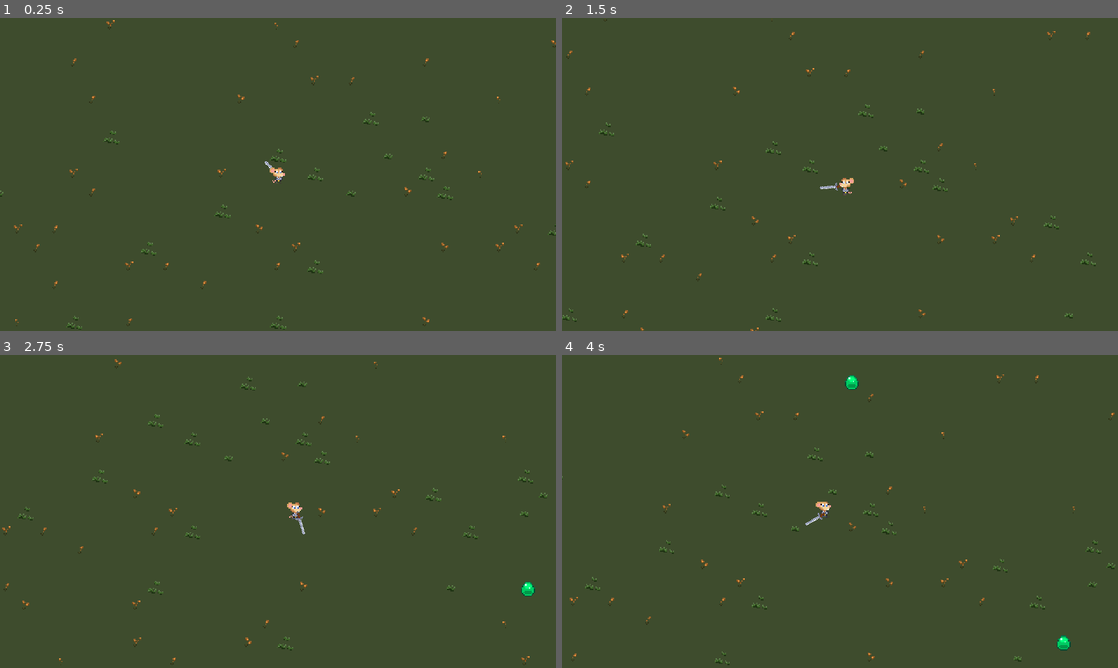
Above: before the commit, frames 1-4 (two rows, left to right).
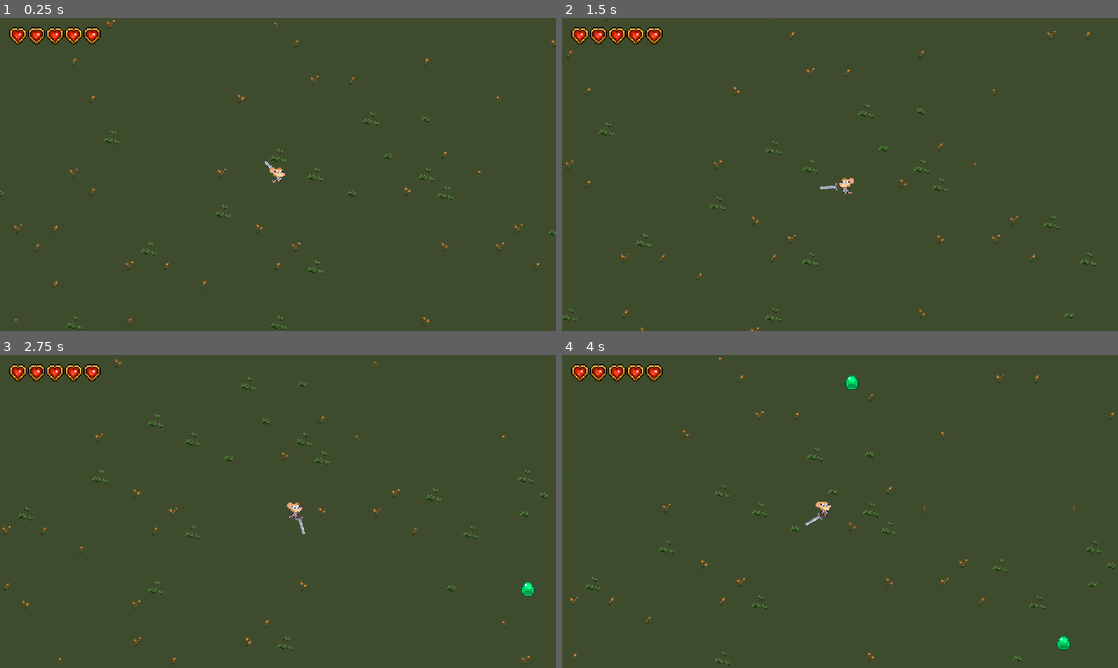
Above: after the commit, the same moments.

Repository: Greg-Rus/NFC
Game: Godot game, scene res://Scenes/GameLogic/main.tscn
Same seed, same stepped clock (60 frames per second), same inputs: the game is played once before the commit and once after it.
Inputs (mouse positions are in pixels of both pictures, inside the frame that each line leads up to):
- Up to frame 1 (0.25 s): no input
- Up to frame 2 (1.5 s): move the mouse to (962, 158) at 0.52 s; hold D (right) 0.53-1.28 s; click (962, 158) at 0.6 s; move the mouse to (728, 190) at 1.27 s; hold S (down) from 1.28 s (still down); click (728, 190) at 1.35 s
- Up to frame 3 (2.75 s): move the mouse to (333, 442) at 2.02 s; release S (down) at 2.03 s; hold D (right) from 2.03 s (still down); click (333, 442) at 2.1 s
- Up to frame 4 (4 s): move the mouse to (812, 574) at 2.77 s; release D (right) at 2.78 s; hold W (up) 2.78-3.53 s; click (812, 574) at 2.85 s; move the mouse to (1006, 558) at 3.52 s; hold A (left) from 3.53 s (still down); click (1006, 558) at 3.6 s

The runs differ from the first frame. In frame 1, 0.7% of the frame differs, in the area x 1-19%, y 2-9%; in frame 2, 0.7%; in frame 3, 0.7%; in frame 4, 0.7%.

Commit message:
added player health reduction on hit and HP ui.

Diff:
--- a/Scenes/Enemies/enemy.gd
+++ b/Scenes/Enemies/enemy.gd
@@ -74,7 +74,7 @@
 		ENEMY_STATE.MOVING:
 			animationPlayer.play("enemy_move")
 		ENEMY_STATE.ATTACKING:
-			pass
+			animationPlayer.play("enemy_attack")
 		ENEMY_STATE.GETTING_HIT:
 			animationPlayer.play("enemy_damage")
 		ENEMY_STATE.DYING:
@@ -82,7 +82,7 @@
 			collisionShape.set_deferred("disabled", true)
 			sprite.modulate = deadColor
 		ENEMY_STATE.DEAD:
-			--GameManager.enemyCount
+			GameManager.enemy_count -= 1
 			queue_free()
 
 func process_idle() -> void:
@@ -95,9 +95,10 @@
 
 func process_attacking() -> void:
 	if(!animationPlayer.is_playing()):
+		if(directionToPlayer.length() > attack_range):
+			transitionToState(ENEMY_STATE.MOVING)
+		else:
 			animationPlayer.play("enemy_attack")
-	if(directionToPlayer.length() > attack_range):
-		transitionToState(ENEMY_STATE.MOVING)
 
 func process_getting_hit(delta: float) -> void:
 	hit_stun_timer += delta
@@ -124,3 +125,7 @@
 	else:
 		transitionToState(ENEMY_STATE.DYING)
 	EventBus.damage_taken.emit(damage, global_position)
+
+func deal_damage():
+	if(directionToPlayer.length() < attack_range):
+		player.take_damage()
--- a/Scenes/Enemies/enemy.tscn
+++ b/Scenes/Enemies/enemy.tscn
@@ -34,7 +34,21 @@
 "times": PackedFloat32Array(0, 0.1, 0.2, 0.3, 0.4, 0.5),
 "transitions": PackedFloat32Array(1, 1, 1, 1, 1, 1),
 "update": 1,
-"values": [12, 13, 14, 15, 16, 17]
+"values": [16, 15, 12, 13, 14, 17]
+}
+tracks/1/type = "method"
+tracks/1/imported = false
+tracks/1/enabled = true
+tracks/1/path = NodePath(".")
+tracks/1/interp = 1
+tracks/1/loop_wrap = true
+tracks/1/keys = {
+"times": PackedFloat32Array(0.4),
+"transitions": PackedFloat32Array(1),
+"values": [{
+"args": [],
+"method": &"deal_damage"
+}]
 }
 
 [sub_resource type="Animation" id="Animation_lg8wm"]
--- a/Scenes/GameLogic/main.tscn
+++ b/Scenes/GameLogic/main.tscn
@@ -1,7 +1,8 @@
-[gd_scene load_steps=3 format=3 uid="uid://ccfxwge1n1qke"]
+[gd_scene load_steps=4 format=3 uid="uid://ccfxwge1n1qke"]
 
 [ext_resource type="PackedScene" uid="uid://mbah01mkumri" path="res://Scenes/GameLogic/floating_text_service.tscn" id="1_gjwiv"]
 [ext_resource type="Script" path="res://Scripts/Main.gd" id="1_ui1g6"]
+[ext_resource type="PackedScene" uid="uid://cbtek65dqb47s" path="res://Scenes/UI/UI_Canvas.tscn" id="3_kvgaq"]
 
 [node name="Main" type="Node2D"]
 script = ExtResource("1_ui1g6")
@@ -9,3 +10,5 @@
 [node name="Services" type="Node2D" parent="."]
 
 [node name="FloatingTextService" parent="Services" instance=ExtResource("1_gjwiv")]
+
+[node name="CanvasLayer" parent="Services" instance=ExtResource("3_kvgaq")]
--- a/Scenes/Levels/procedural_environment.gd
+++ b/Scenes/Levels/procedural_environment.gd
@@ -88,4 +88,3 @@
 	var position = world_bounds_min + random_on_edge if randi() % 2 == 0 else world_bounds_max - random_on_edge
 	enemy.global_position = position
 	enemy.transitionToState(Enemy.ENEMY_STATE.MOVING)
-	print(position)
--- a/Scenes/Player/player.gd
+++ b/Scenes/Player/player.gd
@@ -2,11 +2,22 @@
 extends CharacterBody2D
 
 @export var speed : float = 100
+@export var hit_points_max : int = 5
+@export var hit_points_current : int
 
 @onready var animationTree : AnimationTree = $AnimationTree
 @onready var sprite : Sprite2D = $Sprite2D
 @onready var weaponSlot : Node2D = $WeaponSlotRoot
 var isFlipped : bool = false
+var invincibility_timer : Timer
+var hit_tween : Tween
+
+func _ready():
+	hit_points_current = hit_points_max
+	EventBus.player_health_changed.emit()
+	invincibility_timer = Timer.new()
+	invincibility_timer.one_shot = true
+	add_child(invincibility_timer)
 
 func _physics_process(delta: float) -> void:
 	var input : Vector2 = Input.get_vector("left", "right", "up", "down")
@@ -39,3 +50,21 @@
 	var rotationToPointer = directionToPointer.angle()
 	var correctedAngle = rotationToPointer
 	weaponSlot.set_weapon_rotation(correctedAngle)
+
+func take_damage() -> void:
+	if(hit_points_current > 0 && invincibility_timer.is_stopped()):
+		hit_points_current -= 1
+		invincibility_timer.start(0.5)
+		flash_red()
+		EventBus.player_health_changed.emit()
+
+func flash_red():
+		sprite.modulate = Color.RED
+		if(hit_tween != null):
+			hit_tween.stop()
+		hit_tween = get_tree().create_tween()
+		hit_tween.tween_callback(sprite.set_modulate.bind(Color.WHITE)).set_delay(0.1)
+		hit_tween.tween_callback(sprite.set_modulate.bind(Color.RED)).set_delay(0.1)
+		hit_tween.tween_callback(sprite.set_modulate.bind(Color.WHITE)).set_delay(0.1)
+		hit_tween.tween_callback(sprite.set_modulate.bind(Color.RED)).set_delay(0.1)
+		hit_tween.tween_callback(sprite.set_modulate.bind(Color.WHITE)).set_delay(0.1)
--- /dev/null
+++ b/Scenes/UI/UI_Canvas.gd
@@ -0,0 +1,21 @@
+extends CanvasLayer
+class_name UI_Canvas
+
+@onready var hearts_layout : HBoxContainer = $Control/MarginContainer/HBoxContainer
+@onready var full_heart_icon = preload("res://Scenes/UI/ui_heart_full.tscn")
+@onready var empty_heart_icon = preload("res://Scenes/UI/ui_heart_empty.tscn")
+
+func _ready() -> void:
+	EventBus.player_health_changed.connect(on_player_heath_change)
+
+func on_player_heath_change():
+	hearts_layout.get_children().map(func(child): child.queue_free())
+	var heartCount = GameManager.player.hit_points_current
+	var emptyHeartCount = GameManager.player.hit_points_max - GameManager.player.hit_points_current
+	for i in heartCount:
+		var icon = full_heart_icon.instantiate()
+		hearts_layout.add_child(icon)
+	for i in emptyHeartCount:
+		var icon = empty_heart_icon.instantiate()
+		hearts_layout.add_child(icon)
+	print("Full: " + str(heartCount) +" Empty: " +str(emptyHeartCount))
--- /dev/null
+++ b/Scenes/UI/UI_Canvas.tscn
@@ -0,0 +1,48 @@
+[gd_scene load_steps=3 format=3 uid="uid://cbtek65dqb47s"]
+
+[ext_resource type="Script" path="res://Scenes/UI/UI_Canvas.gd" id="1_knj01"]
+[ext_resource type="PackedScene" uid="uid://jsg4cqjev2gv" path="res://Scenes/UI/ui_heart_full.tscn" id="1_noacm"]
+
+[node name="CanvasLayer" type="CanvasLayer"]
+script = ExtResource("1_knj01")
+
+[node name="Control" type="Control" parent="."]
+layout_mode = 3
+anchors_preset = 15
+anchor_right = 1.0
+anchor_bottom = 1.0
+grow_horizontal = 2
+grow_vertical = 2
+
+[node name="MarginContainer" type="MarginContainer" parent="Control"]
+layout_mode = 1
+anchors_preset = 15
+anchor_right = 1.0
+anchor_bottom = 1.0
+grow_horizontal = 2
+grow_vertical = 2
+theme_override_constants/margin_left = 16
+theme_override_constants/margin_top = 16
+theme_override_constants/margin_right = 16
+theme_override_constants/margin_bottom = 16
+
+[node name="HBoxContainer" type="HBoxContainer" parent="Control/MarginContainer"]
+layout_mode = 2
+size_flags_horizontal = 0
+size_flags_vertical = 0
+theme_override_constants/separation = 16
+
+[node name="UI_Heart_Full" parent="Control/MarginContainer/HBoxContainer" instance=ExtResource("1_noacm")]
+layout_mode = 2
+
+[node name="UI_Heart_Full2" parent="Control/MarginContainer/HBoxContainer" instance=ExtResource("1_noacm")]
+layout_mode = 2
+
+[node name="UI_Heart_Full3" parent="Control/MarginContainer/HBoxContainer" instance=ExtResource("1_noacm")]
+layout_mode = 2
+
+[node name="UI_Heart_Full4" parent="Control/MarginContainer/HBoxContainer" instance=ExtResource("1_noacm")]
+layout_mode = 2
+
+[node name="UI_Heart_Full5" parent="Control/MarginContainer/HBoxContainer" instance=ExtResource("1_noacm")]
+layout_mode = 2
--- /dev/null
+++ b/Scenes/UI/heart_empty.tscn
@@ -0,0 +1,8 @@
+[gd_scene load_steps=2 format=3 uid="uid://8cxyx7e7ojyn"]
+
+[ext_resource type="Texture2D" uid="uid://bk7oosha3ybt6" path="res://Assets/Sprites/UI/Hearts.png" id="1_c62yq"]
+
+[node name="HeartEmpty" type="Sprite2D"]
+texture = ExtResource("1_c62yq")
+region_enabled = true
+region_rect = Rect2(64, 0, 16, 16)
--- /dev/null
+++ b/Scenes/UI/heart_full.tscn
@@ -0,0 +1,8 @@
+[gd_scene load_steps=2 format=3 uid="uid://drilhwfgv7g7n"]
+
+[ext_resource type="Texture2D" uid="uid://bk7oosha3ybt6" path="res://Assets/Sprites/UI/Hearts.png" id="1_sm603"]
+
+[node name="HeartFull" type="Sprite2D"]
+texture = ExtResource("1_sm603")
+region_enabled = true
+region_rect = Rect2(0, 0, 16, 16)
--- /dev/null
+++ b/Scenes/UI/ui_heart_empty.tscn
@@ -0,0 +1,15 @@
+[gd_scene load_steps=2 format=3 uid="uid://5dmdfb88f77a"]
+
+[ext_resource type="PackedScene" uid="uid://8cxyx7e7ojyn" path="res://Scenes/UI/heart_empty.tscn" id="1_qe0vw"]
+
+[node name="UI_Heart_Empty" type="Control"]
+layout_mode = 3
+anchors_preset = 8
+anchor_left = 0.5
+anchor_top = 0.5
+anchor_right = 0.5
+anchor_bottom = 0.5
+grow_horizontal = 2
+grow_vertical = 2
+
+[node name="HeartEmpty" parent="." instance=ExtResource("1_qe0vw")]
--- /dev/null
+++ b/Scenes/UI/ui_heart_full.tscn
@@ -0,0 +1,13 @@
+[gd_scene load_steps=2 format=3 uid="uid://jsg4cqjev2gv"]
+
+[ext_resource type="PackedScene" uid="uid://drilhwfgv7g7n" path="res://Scenes/UI/heart_full.tscn" id="1_m4adv"]
+
+[node name="UI_Heart_Full" type="Control"]
+layout_mode = 3
+anchors_preset = 15
+anchor_right = 1.0
+anchor_bottom = 1.0
+grow_horizontal = 2
+grow_vertical = 2
+
+[node name="HeartFull" parent="." instance=ExtResource("1_m4adv")]
--- a/Scripts/EventBus.gd
+++ b/Scripts/EventBus.gd
@@ -1,3 +1,4 @@
 extends Node
 
 signal damage_taken(damage: int, global_position: Vector2)
+signal player_health_changed()
--- a/Scripts/game_manager.gd
+++ b/Scripts/game_manager.gd
@@ -5,7 +5,7 @@
 @onready var environment_scene = preload("res://Scenes/Levels/test_open_survival_map.tscn")
 @onready var player_scene = preload("res://Scenes/Player/player_iris.tscn")
 @onready var screensize : Vector2 = get_viewport().get_visible_rect().size
-@export var enemyCount : int = 0
+@export var enemy_count : int
 
 var enemy_spawn_timer: Timer
 var current_environment : Environemnt
@@ -32,9 +32,9 @@
 	enemy_spawn_timer.start(1)
 
 func spawn_enemy() -> void:
-	if(enemyCount >= 100):
+	if(enemy_count >= 100):
 		return
 	var new_enemy = enemy_scene.instantiate() as Enemy
 	new_enemy.init(player)
 	current_environment.add_enemy(new_enemy)
-	++enemyCount
+	enemy_count += 1
Binary file added: Assets/Sprites/UI/Hearts.png
Not shown, added: Assets/Sprites/UI/Hearts.png.import
